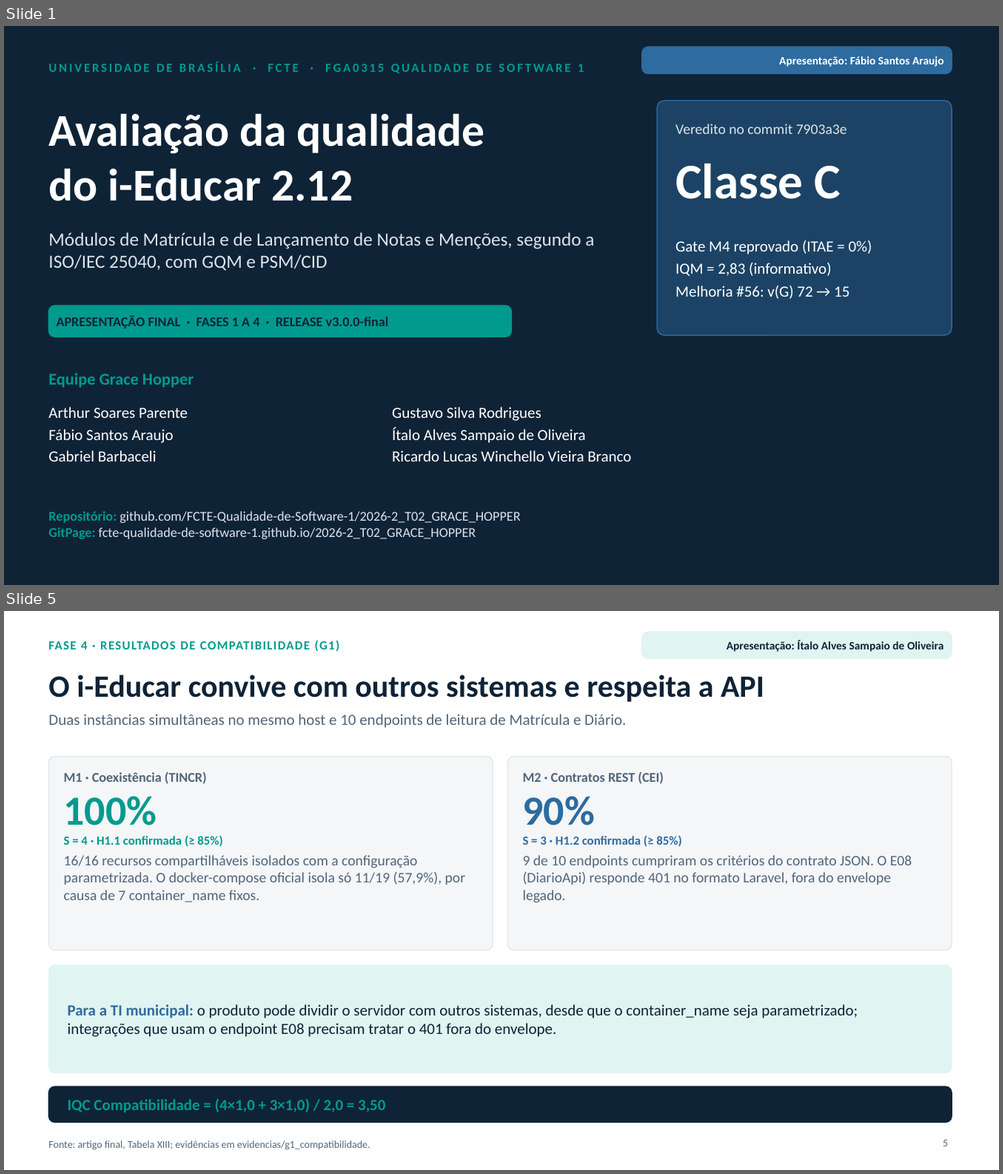
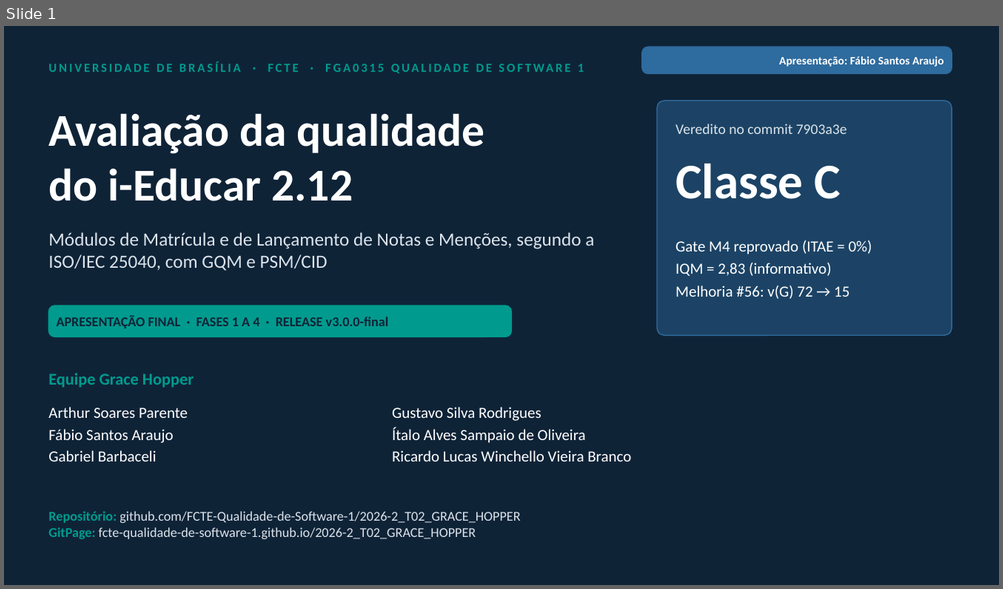
Before and after one commit to FCTE-Qualidade-de-Software-1/2026-2_T02_GRACE_HOPPER, a slide deck: docs/apresentacao_final.pptx. Shown one above the other, each under a label of ours: slides 1 and 5 before the commit, slide 1 after it; the slides between them are not shown. The pictures are 1003x1174 and 1003x589 pixels, drawn with LibreOffice and Linux fonts; fonts in the diff are those of the drawing. Boxes give left, top, right and bottom in pixels: in the first picture for what was removed or moved away, otherwise in the second. Text is boxed around its words. In the diff, an @@ line names an element or a change of style, - is before the commit and + after.

```diff
--- a/docs/apresentacao_final.pptx
+++ b/docs/apresentacao_final.pptx
@@ slide 5 removed at (x1=4, y1=611, x2=999, y2=1170), background #FFFFFF @@
@@ rounded rectangle removed at (x1=642, y1=632, x2=951, y2=659) @@
@@ text removed at (x1=48, y1=640, x2=340, y2=652) @@
-FASE 4 · RESULTADOS DE COMPATIBILIDADE (G1)
@@ text removed at (x1=726, y1=640, x2=943, y2=652) @@
-Apresentação: Ítalo Alves Sampaio de Oliveira
@@ title removed at (x1=48, y1=675, x2=764, y2=702) @@
-O i-Educar convive com outros sistemas e respeita a API
@@ text removed at (x1=48, y1=714, x2=626, y2=728) @@
-Duas instâncias simultâneas no mesmo host e 10 endpoints de leitura de Matrícula e Diário.
@@ rounded rectangle removed at (x1=48, y1=757, x2=492, y2=951) @@
@@ rounded rectangle removed at (x1=508, y1=757, x2=951, y2=951) @@
@@ text removed at (x1=64, y1=772, x2=207, y2=784) @@
-M1 · Coexistência (TINCR)
@@ text removed at (x1=523, y1=772, x2=663, y2=784) @@
-M2 · Contratos REST (CEI)
@@ text removed at (x1=64, y1=796, x2=157, y2=826) @@
-100%
@@ text removed at (x1=523, y1=796, x2=595, y2=826) @@
-90%
@@ text removed at (x1=64, y1=835, x2=222, y2=847) @@
-S = 4 · H1.1 confirmada (≥ 85%)
@@ text removed at (x1=523, y1=835, x2=681, y2=847) @@
-S = 3 · H1.2 confirmada (≥ 85%)
@@ text removed at (x1=64, y1=855, x2=465, y2=903) @@
-16/16 recursos compartilháveis isolados com a configuração parametrizada. O docker-compose oficial isola só 11/19 (57,9%), por causa de 7 container_name fixos.
@@ text removed at (x1=523, y1=855, x2=911, y2=903) @@
-9 de 10 endpoints cumpriram os critérios do contrato JSON. O E08 (DiarioApi) responde 401 no formato Laravel, fora do envelope legado.
@@ rounded rectangle removed at (x1=48, y1=965, x2=951, y2=1073) @@
@@ text removed at (x1=68, y1=1005, x2=857, y2=1037) @@
-Para a TI municipal: o produto pode dividir o servidor com outros sistemas, desde que o container_name seja parametrizado; integrações que usam o endpoint E08 precisam tratar o 401 fora do envelope.
@@ rounded rectangle removed at (x1=48, y1=1087, x2=951, y2=1123) @@
@@ text removed at (x1=68, y1=1099, x2=385, y2=1113) @@
-IQC Compatibilidade = (4×1,0 + 3×1,0) / 2,0 = 3,50
@@ text removed at (x1=48, y1=1141, x2=370, y2=1150) @@
-Fonte: artigo final, Tabela XIII; evidências em evidencias/g1_compatibilidade.
@@ page number removed at (x1=942, y1=1140, x2=948, y2=1147) @@
-5
```
Also in this commit, not shown: 5 slides changed, 6 slides added, 9 other slides removed, 3 other files.
